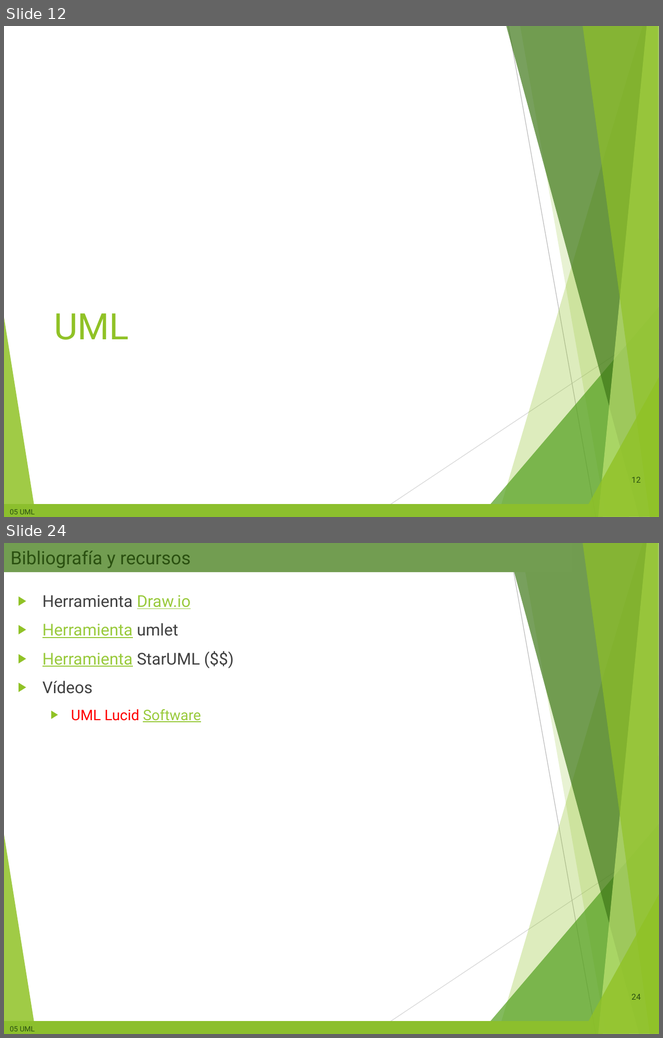
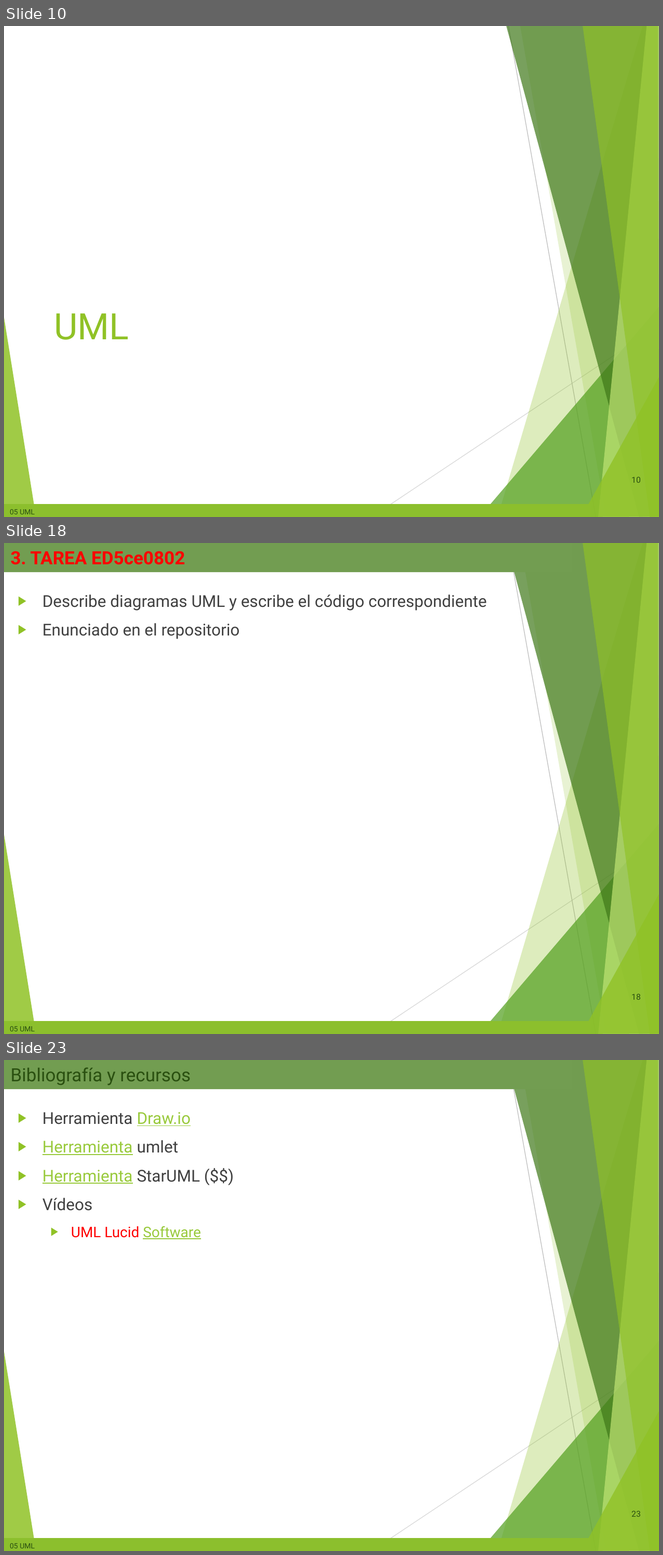
Before and after one commit to miGUITel/ED, a slide deck: 00 PRESENTACIONES compartida alumnos/ED05 - UML Diagramas de clases.pptx. Shown one above the other, each under a label of ours: slides 12 and 24 before the commit, slides 10, 18 and 23 after it; the slides between them are not shown. The pictures are 663x1038 and 663x1555 pixels, drawn with LibreOffice and Linux fonts; fonts in the diff are those of the drawing; background and template pictures are left out. Boxes give left, top, right and bottom in pixels: in the first picture for what was removed or moved away, otherwise in the second. Text is boxed around its words. In the diff, an @@ line names an element or a change of style, - is before the commit and + after.

```diff
--- a/00 PRESENTACIONES compartida alumnos/ED05 - UML Diagramas de clases.pptx
+++ b/00 PRESENTACIONES compartida alumnos/ED05 - UML Diagramas de clases.pptx
@@ slide 18 added at bbox=[4, 543, 659, 1034], background #FFFFFF; not listed: 11 template elements that a slide beside it also shows @@
@@ title added at bbox=[4, 543, 573, 573], fill #729D51, 20 pt, text #FF0000, bold @@
+3. TAREA ED5ce0802
@@ text added at bbox=[42, 594, 487, 639], 18 pt, text #404040 @@
+▶ Describe diagramas UML y escribe el código correspondiente
+▶ Enunciado en el repositorio
@@ page number added at bbox=[632, 994, 641, 1000], 9 pt, text #2A5010 @@
+18
@@ what was slide 12 is now slide 10 @@
@@ page number at bbox=[632, 477, 641, 483]: text changed @@
-12
+10
@@ what was slide 24 is now slide 23 @@
@@ page number at bbox=[632, 1511, 641, 1517]: text changed @@
-24
+23
```
Also in this commit, not shown: 17 slides changed, 2 other slides added, 4 slides removed, 23 other files.
